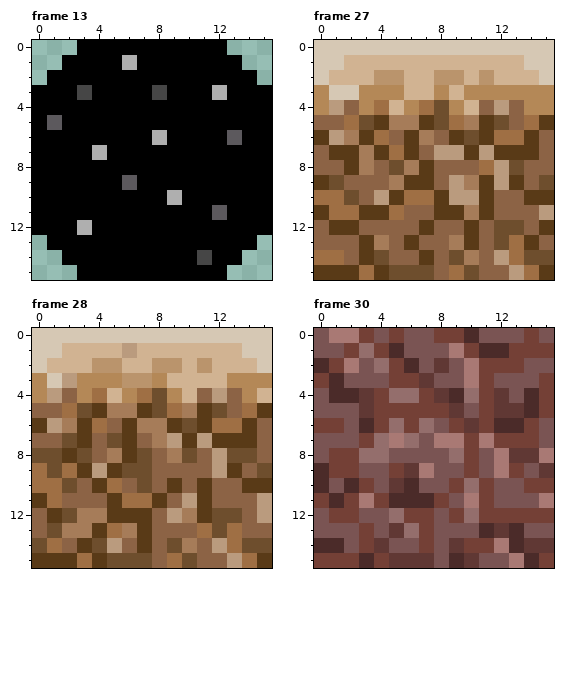
File history of a pixel-art file, aseprite/main.aseprite. The picture above is the old version.
16x16 pixels, 321 frames. Colours within 5 levels of each other are drawn and written as one. Shown: frame 13, frame 27, frame 28, frame 30. The commit also changed other frames, which this record leaves out.
Once edited:
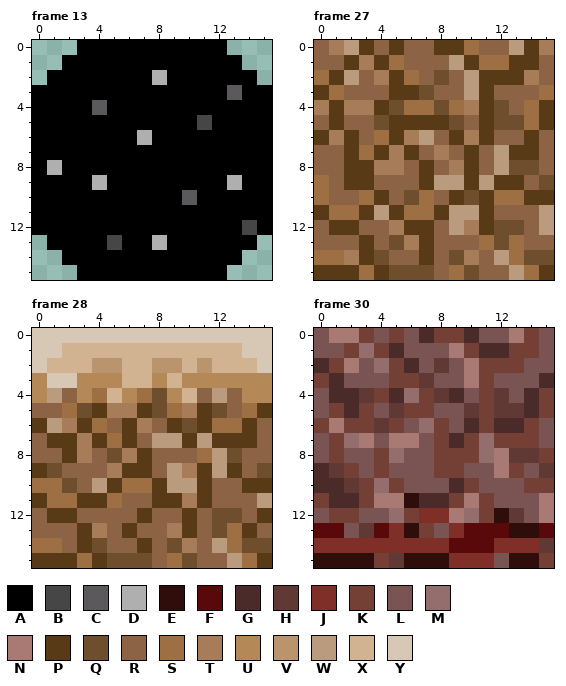
Palette (. is transparent): A #000000  B #464646  C #5c595d  D #afafaf  E #2e0d0a  F #590909  G #4b2b29  H #603834  J #802f28  K #744036  L #7a5453  M #946e6c  N #a97974  P #593a17  Q #6e4e2d  R #8c6345  S #9f6f44  T #a67c59  U #b48857  V #ba946c  W #ba9b7e  X #d1b392  Y #d6c8b4
The exact change:
Changed rows in their new state; - is an unchanged pixel.
Frame 13, layer "main":
first column x 1:
 1 -----A--------
 2 -------D------
 3 --A----A---AC-
 4 ---C----------
 5 A---------B---
 6 ------DA----A-
 7 ---A----------
 8 D-------------
 9 ---D-A------D-
10 --------AC----
11 -----------A--
12 --A----------B
13 ----B--D------
14 ----------A---
Frame 27, layer "main":
first column x 0:
 0 RTWPRPRRPPSRRWPT
 1 RRPTPSRRRWPSSPPR
 2 SPWRTPSRQRWPPPTR
 3 PSRRRPPQRRWPRRRS
 4 TPTTPQS--STPQ-SP
 5 -PRRQPP-PQR--Q--
 6 -TPR-PTW--T-RR--
 7 -R-S-T--TR-RW---
 8 ---PTTR--TPR--Q-
 9 SRPP-RR-W-PWP---
10 -RRSPRQ-RPQ-SS--
11 ----WPSS-WW-----
12 -----TP--WTP---W
13 ----RQTP-RRS--R-
14 --T-------------
Frame 28, layer "main":
first column x 0:
 1 ------X---------
 3 --Y---XX--UUU---
 4 ---------------U
 6 --------R-------
 7 -PPTPS--W-------
 8 RR-T-QTP-RRS--R-
 9 P-RRRTPP-WTP----
10 ----WPSSPWW-----
11 --SPPSRR-PT-----
12 --PRRRR--RPR---P
13 -RRPTRPR-TPR--P-
14 S----R----------
Frame 30, layer "main":
first column x 0:
 0 -------G-----N--
 1 ---------------L
 3 ---------------G
 4 -----G----L-----
 5 -KGKLH--LLH-----
 6 -NKKHKL-KLG-----
 7 -KMNL-N-KG-M----
 8 --LLKM--KK-M---K
 9 -H--KLLLKKL-----
10 -GH-MKL--GKL----
11 --GKNNE-GK------
12 -------JJN--EHLN
13 FF-HFJE--JFFFEEF
14 JJJJJJJJJFFFJJJ-
15 EEEE--EEEJJJ-EE-
